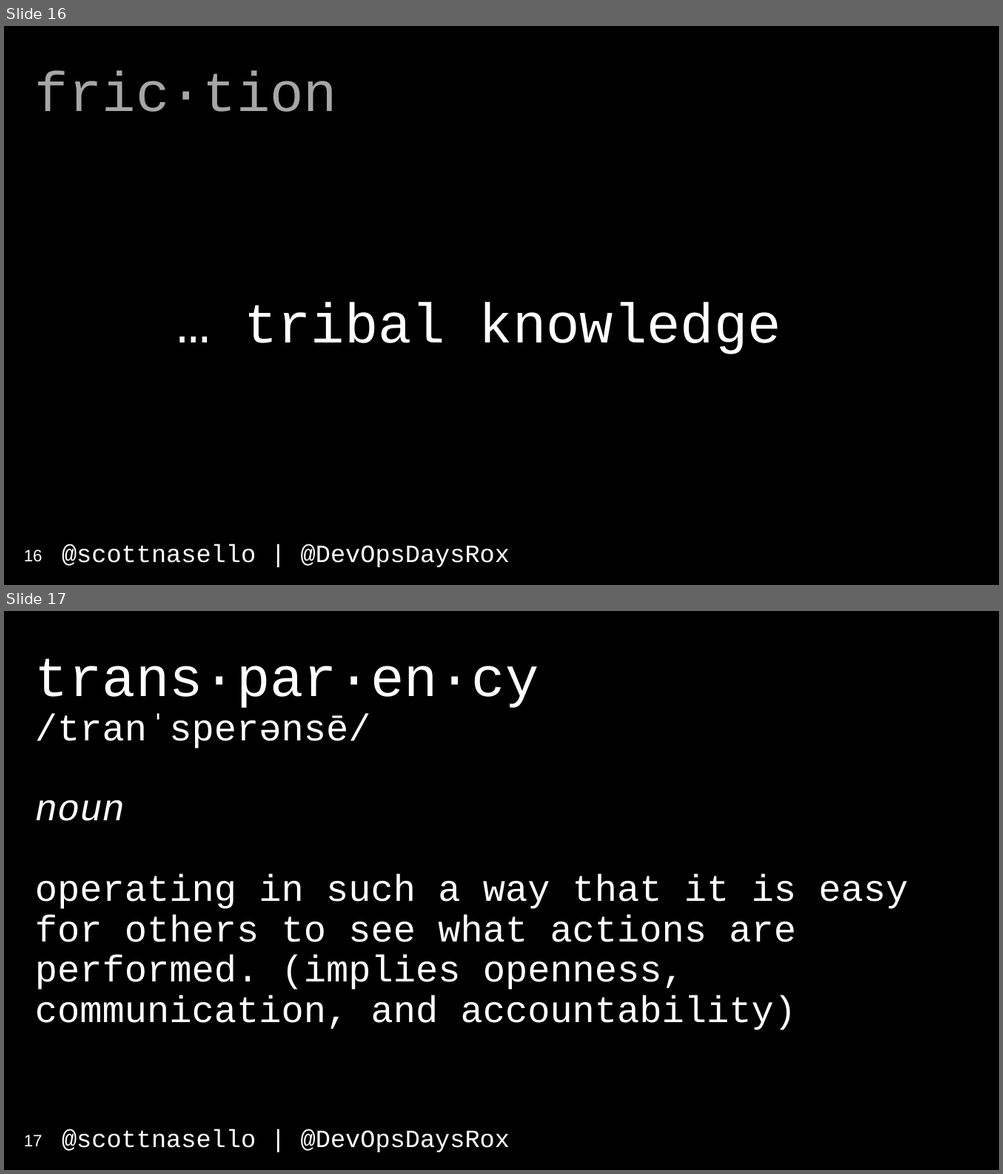
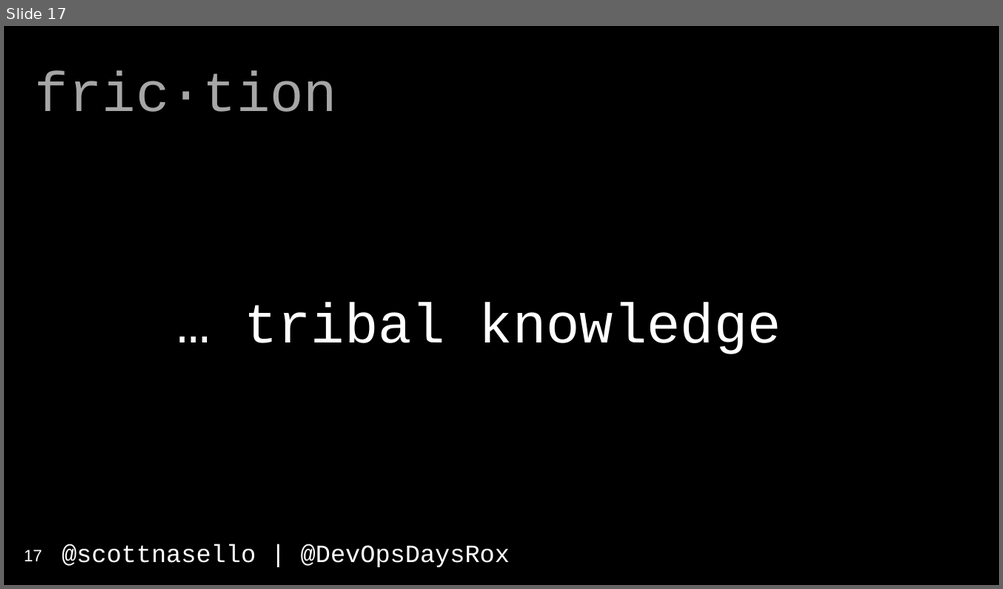
Before and after one commit to scottnasello/talks, a slide deck: 2017-04-10 Denver DevOpsDays/DevOpsDays Denver.pptx. Shown one above the other, each under a label of ours: slides 16 and 17 before the commit, slide 17 after it. The pictures are 1003x1174 and 1003x589 pixels, drawn with LibreOffice and Linux fonts; fonts in the diff are those of the drawing. Boxes give left, top, right and bottom in pixels: in the first picture for what was removed or moved away, otherwise in the second. Text is boxed around its words. In the diff, an @@ line names an element or a change of style, - is before the commit and + after.

```diff
--- a/2017-04-10 Denver DevOpsDays/DevOpsDays Denver.pptx
+++ b/2017-04-10 Denver DevOpsDays/DevOpsDays Denver.pptx
@@ slide 17 removed at [4,611,999,1170], background #000000; not listed: 1 template element that a slide beside it also shows @@
@@ title removed at [35,658,908,1031] @@
-trans·par·en·cy
-/tranˈsperənsē/
-noun
-operating in such a way that it is easy for others to see what actions are performed. (implies openness, communication, and accountability)
@@ page number removed at [24,1135,42,1147] @@
-17
@@ what was slide 16 is now slide 17 @@
@@ page number at [24,550,42,562]: text changed @@
-16
+17
```
Also in this commit, not shown: 5 slides changed, 1 slide added.
